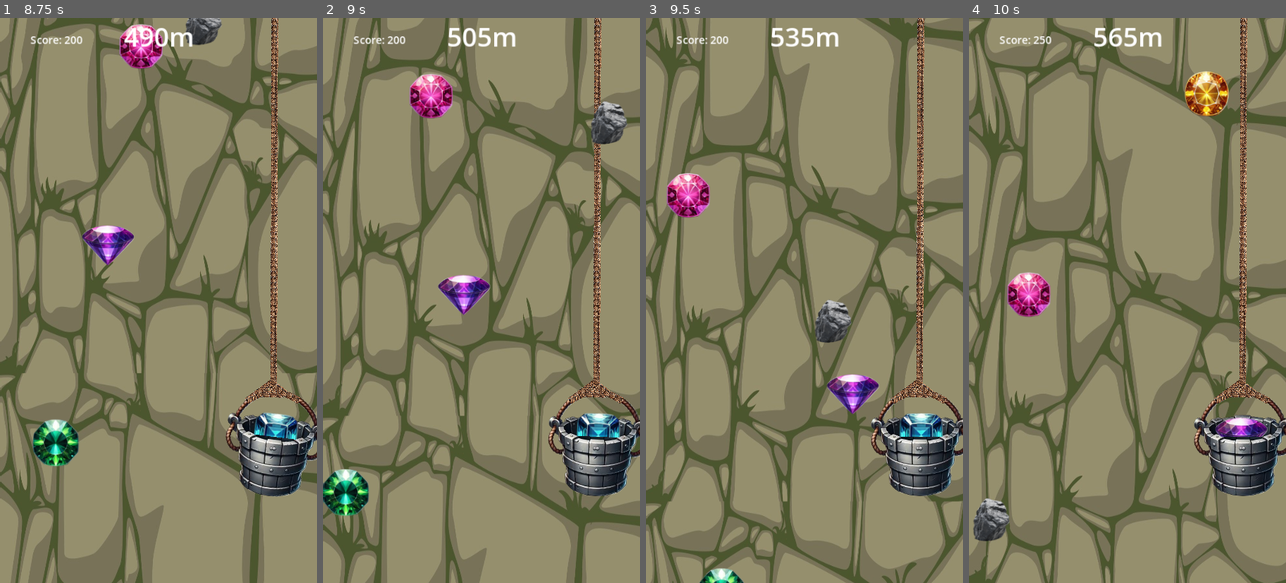
Above: before the commit, frames 1-4 (left to right).
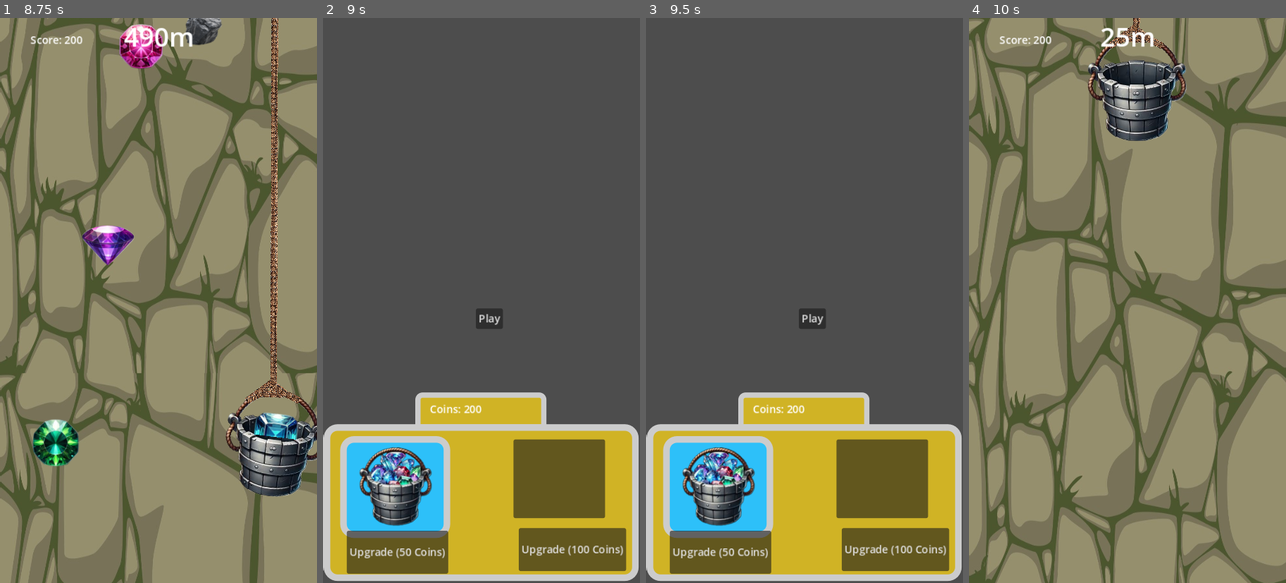
Above: after the commit, the same moments.

Repository: RehmahMuneeb/WWC
Game: Godot game, scene res://scenes/main.tscn
The game is run twice, just before and just after one commit, with the same random seed, the same clock (stepped at 60 frames per second) and the same inputs.
Inputs (mouse positions are in pixels of both pictures, inside the frame that each line leads up to):
- Up to frame 1 (8.75 s): click "Play" at 0.5 s; move the mouse to (228, 272) at 1.27 s; click (228, 272) at 1.42 s; drag from (95, 328) to (171, 453) at 2.02 s; move the mouse to (190, 176) at 2.77 s; click (190, 176) at 2.92 s; drag from (142, 413) to (63, 215) at 3.52 s; move the mouse to (253, 385) at 4.27 s; click (253, 385) at 4.42 s; drag from (63, 215) to (110, 159) at 5.02 s; move the mouse to (174, 300) at 5.77 s; click (174, 300) at 5.92 s; drag from (110, 159) to (95, 328) at 6.52 s; move the mouse to (228, 272) at 7.27 s; click (228, 272) at 7.42 s; drag from (95, 328) to (209, 453) at 8.02 s
- Up to frame 2 (9 s): move the mouse to (513, 176) at 8.77 s; click (513, 176) at 8.92 s
- Up to frame 3 (9.5 s): no input
- Up to frame 4 (10 s): click (1133, 317) at 9.5 s, where only the run after the commit has a clickable "Play"

Frame 1 is identical in both runs. In frame 2, 97% of the frame differs, in the area x 0-100%, y 0-100%; in frame 3, 97%; in frame 4, 11%.

Commit message:
Update level.gd

Diff:
--- a/scripts/level.gd
+++ b/scripts/level.gd
@@ -18,4 +18,4 @@
 
 	if score >= Global.well_depth_limit:
 		print("Reached max depth! Returning to home screen.")
-		get_tree().change_scene_to_file("res://scripts/main.gd")  # Go back to home screen
+		get_tree().change_scene_to_file("res://scenes/main.tscn")  # Go back to home screen
